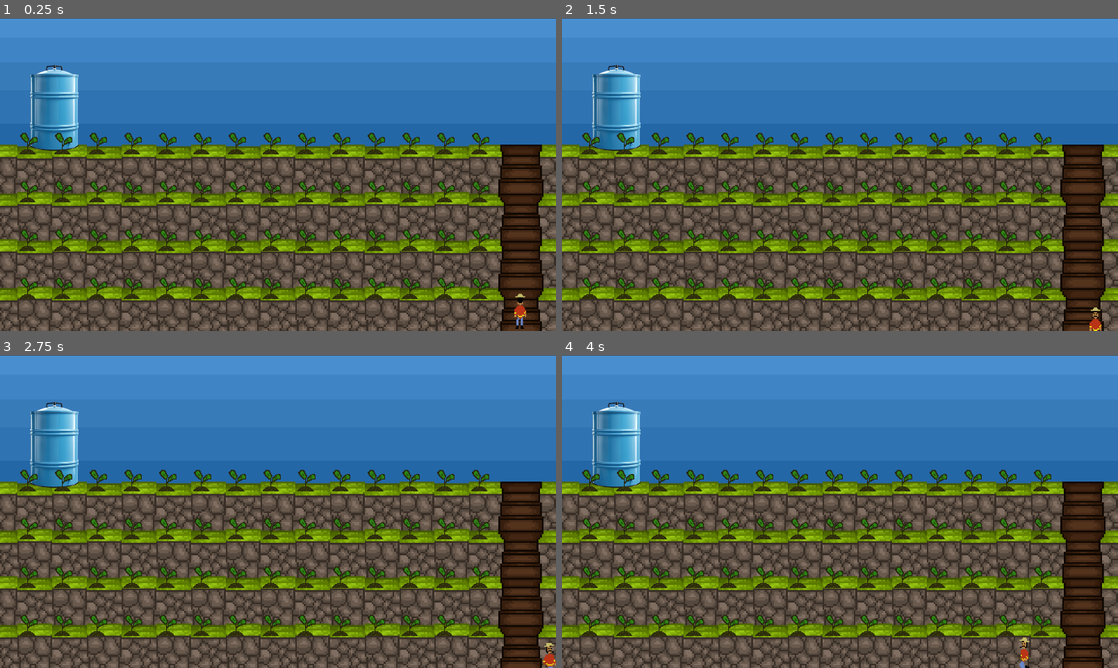
Above: before the commit, frames 1-4 (two rows, left to right).
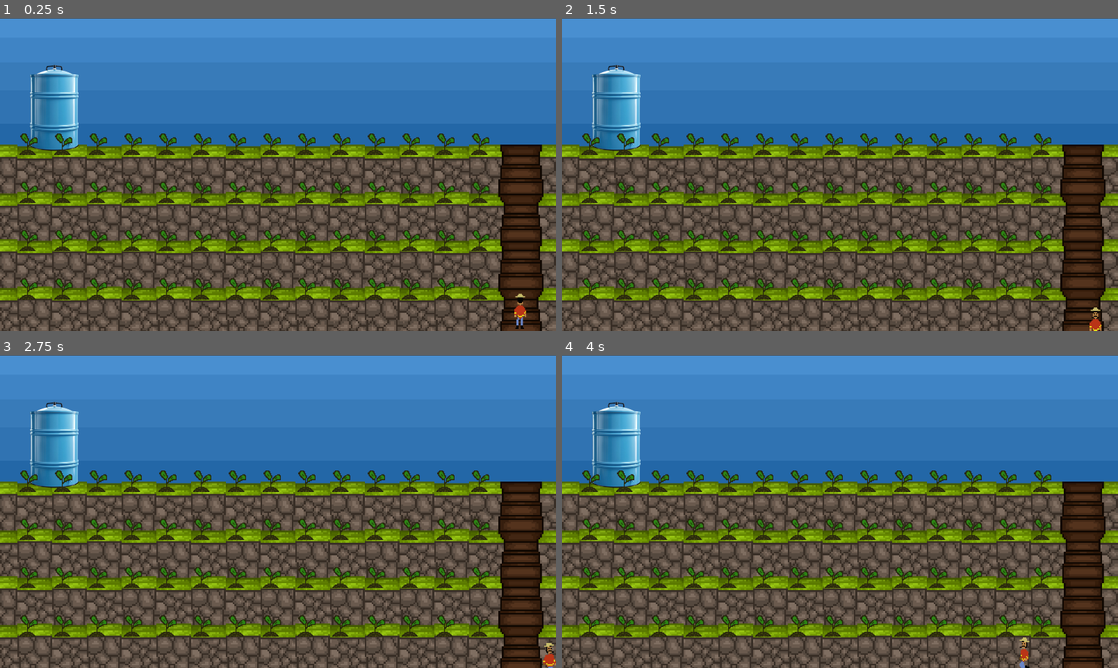
Above: after the commit, the same moments.

Repository: kprsandilya/c3-game
Game: Godot game, scene res://Home Scene.tscn
Same seed, same stepped clock (60 frames per second), same inputs: the game is played once before the commit and once after it.
Inputs:
- Up to frame 1 (0.25 s): no input
- Up to frame 2 (1.5 s): tap Enter at 0.5 s; hold Right (ui_right) 0.53-1.28 s; tap E (e) at 0.6, 1.35 s; hold Down (down) from 1.28 s (still down)
- Up to frame 3 (2.75 s): release Down (down) at 2.03 s; hold Right (ui_right) from 2.03 s (still down); tap E (e) at 2.1 s
- Up to frame 4 (4 s): release Right (ui_right) at 2.78 s; hold Up (ui_up) 2.78-3.53 s; tap E (e) at 2.85, 3.6 s; hold Left (ui_left) from 3.53 s (still down)

The runs differ from the first frame. In frame 1, 2.0% of the frame differs, in the area x 3-88%, y 36-90%; in frame 2, 2.0%; in frame 3, 2.0%; in frame 4, 2.0%.

Commit message:
Finished weekly required things. Watering done

Diff:
--- a/godot-game/Home Scene.tscn
+++ b/godot-game/Home Scene.tscn
@@ -19,7 +19,6 @@
 [ext_resource type="Texture2D" uid="uid://d4c3kxyowre03" path="res://Walking up farmer-4.png.png" id="9_daudl"]
 [ext_resource type="Texture2D" uid="uid://61ssuhjkasu5" path="res://empty.png" id="9_o2fdn"]
 [ext_resource type="Texture2D" uid="uid://bha84w8s0ihq7" path="res://pngtree-essential-features-to-consider-when-selecting-a-water-tank-for-your-png-image_13492880.png" id="19_mewjs"]
-[ext_resource type="Script" path="res://water_tank.gd" id="20_k5als"]
 [ext_resource type="AudioStream" uid="uid://bq5qf5mtlxho6" path="res://music/contry.mp3" id="21_1yk6c"]
 
 [sub_resource type="SpriteFrames" id="SpriteFrames_krfgp"]
@@ -764,14 +763,13 @@
 z_index = -1
 position = Vector2(112, 183)
 scale = Vector2(0.561111, 0.672222)
-script = ExtResource("20_k5als")
 
 [node name="Sprite2D" type="Sprite2D" parent="water_tank"]
 position = Vector2(0, -3.05176e-05)
 texture = ExtResource("19_mewjs")
 
 [node name="water" type="Label" parent="water_tank"]
-visible = false
+z_index = 5
 offset_left = 584.554
 offset_top = -142.81
 offset_right = 712.554
@@ -789,5 +787,5 @@
 parameters/looping = true
 
 [connection signal="screen_exited" from="player/visibility" to="player" method="_on_visibility_screen_exited"]
-[connection signal="body_entered" from="water_tank" to="water_tank" method="_on_body_entered"]
-[connection signal="body_exited" from="water_tank" to="water_tank" method="_on_body_exited"]
+[connection signal="body_entered" from="water_tank" to="." method="_on_WaterTank_area_entered"]
+[connection signal="body_exited" from="water_tank" to="." method="_on_WaterTank_area_exited"]
--- a/godot-game/farmManager.gd
+++ b/godot-game/farmManager.gd
@@ -6,45 +6,76 @@
 @export var quinoa_texture = preload("res://quinoa_healthy.png")
 @export var ichu_texture = preload("res://ichu_healthy.png")
 
-
-# Number of columns
-var column_count = Weather.plant_array
 var column_spacing = 72  # Adjust for spacing
-var start_x = 58  # Adjust for horizontal alignment
-var type
+var start_x = 58  # Adjust for alignment
 
 var health_array = [70, 60, 50, 40]
 
-# Manually set Y-coordinates for each row based on grassy positions
-var row_y_positions = [250, 350, 450, 550]  # Adjust these based on your image
-var seedling_array = Weather.seedling_array
-var seedling_types = []
-var type_array = [0, 1, 2, 3]
+@onready var message_label = get_node("water_tank/water")
+@onready var water_tank_area = get_node("water_tank/CollisionShape2D")
+
+var near_water_tank = false
+var row_y_positions = [250, 350, 450, 550]  # Y-coordinates for rows
+var type_array = [0, 1, 2, 3]  # Plant types
 
 func _ready():
+	if Weather.week == Weather.max_weeks:
+		get_tree().change_scene_to_file("res://Store.tscn")
 	$AudioStreamPlayer.play()
-	#place_seedlings()
+	place_seedlings()
 	change_texture()
+
 	if Weather.week_changed:
 		update_health()
 		Weather.week_changed = false
-	#for row in seedling_array:
-		#for seedling in row:
-#
-			#var plant_type = seedling.get_meta("plant_health")
-			#print(seedling)  # Get stored plant type
 
+	if message_label:
+		message_label.hide()  # Hide message at start
 
-#Used ChatGPT to help generate function, Prompt: How can I generate seedlings
-#on generation in an efficient manner.
+	await get_tree().create_timer(0.1).timeout
+	near_water_tank = false
+
+	print("WATER LEVEL: " + str(Weather.water_level))
+	print(Weather.seedling_array[0][0].get_meta("plant_health"))
+	print(Weather.seedling_array[1][0].get_meta("plant_health"))
+	print(Weather.seedling_array[2][0].get_meta("plant_health"))
+	print(Weather.seedling_array[3][0].get_meta("plant_health"))
+
+func _process(_delta):
+	var increment = 10
+	if near_water_tank:
+		message_label.show()
+		if Input.is_action_just_pressed("e") and Weather.water_level > 0:
+			Weather.water_level -= 20
+			print("WATER LEVEL: " + str(Weather.water_level))
+
+			for row in range(Weather.seedling_array.size()):
+				for seedling in Weather.seedling_array[row]:
+					var new_health = min(seedling.get_meta("plant_health") + increment, health_array[row])
+					seedling.set_meta("plant_health", new_health)
+
+				if Weather.seedling_array[row]:
+					print("HEALTH: " + str(Weather.seedling_array[row][0].get_meta("plant_health")))
+	else:
+		message_label.hide()
+
 func place_seedlings():
-	#var row_array= []
+	# Clear existing seedlings (for re-generation)
+	for row in Weather.seedling_array:
+		for seedling in row:
+			if seedling != null and seedling.is_inside_tree():
+				seedling.queue_free()  # Only call queue_free on valid nodes
+	Weather.seedling_array.clear()
+
+	# Now add new seedlings
 	for row in range(row_y_positions.size()):
 		var row_array = []
-		for col in range(column_count[row]):
+		var column_count = Weather.plant_array[row]
+
+		for col in range(column_count):
 			var seedling = seedling_scene.instantiate()
 			var x_pos = start_x + col * column_spacing
-			var y_pos = row_y_positions[row]  # Use manual Y-coordinate
+			var y_pos = row_y_positions[row]
 			seedling.position = Vector2(x_pos, y_pos)
 
 			seedling.set_meta("plant_type", type_array[row])
@@ -52,16 +83,15 @@
 			add_child(seedling)
 			row_array.append(seedling)
 
-		seedling_array.append(row_array)
+		Weather.seedling_array.append(row_array)
 
 func change_texture():
-	for row in seedling_array:
-		for seedling in row:
-			var sprite = seedling.get_node("seedsprite")
-			var plant_type = seedling.get_meta("plant_type")  # Get stored plant type
+	for row in range(Weather.seedling_array.size()):
+		for seedling in range(Weather.seedling_array[row].size()):  # FIXED LOOP
+			var sprite = Weather.seedling_array[row][seedling].get_node("seedsprite")
+			var plant_type = Weather.seedling_array[row][seedling].get_meta("plant_type")
 
 			if Weather.week > 1:
-				# Set texture based on the stored plant type
 				if plant_type == 0:
 					sprite.texture = potato_texture
 				elif plant_type == 1:
@@ -71,16 +101,44 @@
 				elif plant_type == 3:
 					sprite.texture = ichu_texture
 
+func _on_WaterTank_area_entered(_area):
+	near_water_tank = true
+
+func _on_WaterTank_area_exited(_area):
+	near_water_tank = false
 func update_health():
 	var state = Weather.week_states[Weather.week_array[Weather.week]]
-	var increment = -10;
+	var increment = -10
+
 	if state == "rain":
-		increment = 10;
+		increment = 10
 	elif state == "drought":
 		increment = -20
 	elif state == "snow":
 		increment = 0
-	for row in seedling_array:
-		for seedling in row:
-			seedling.set_meta("plant_health", seedling.get_meta("plant_health")  + increment)
-			print(seedling.get_meta("plant_health"))
+
+	for row in range(Weather.seedling_array.size()):
+		var new_row = []  # Store only seedlings that survive
+
+		for seedling in Weather.seedling_array[row]:
+			# Check if seedling is still a valid node
+			if seedling != null and seedling.is_inside_tree():
+				var new_health = seedling.get_meta("plant_health") + increment
+
+				if row == 0:
+					new_health = clamp(new_health, 0, Weather.plant_health[0])
+				elif row == 1:
+					new_health = clamp(new_health, 0, Weather.plant_health[1])
+				elif row == 2:
+					new_health = clamp(new_health, 0, Weather.plant_health[2])
+				elif row == 3:
+					new_health = clamp(new_health, 0, Weather.plant_health[3])
+
+
+				if new_health > 0:
+					seedling.set_meta("plant_health", new_health)
+					new_row.append(seedling)  # Keep alive seedlings
+				else:
+					seedling.queue_free()  # Remove dead seedlings
+
+		Weather.seedling_array[row] = new_row  # Update row with only surviving seedlings
--- a/godot-game/village_player.gd
+++ b/godot-game/village_player.gd
@@ -252,6 +252,8 @@
 
 	options.visible = false
 
+	Weather.update_seedlings()
+
 func _set_option2() -> void:
 	Weather.Print()
 	var bg = get_node("../CanvasLayer/Control2/Panel/TextureRect")
@@ -269,6 +271,8 @@
 
 	options2.visible = false
 
+	Weather.update_seedlings()
+
 func _option2_potato_pressed() -> void:
 	if (Weather.bought[0] > 0):
 		Weather.plant_array[0] -= 1
--- a/godot-game/weather.gd
+++ b/godot-game/weather.gd
@@ -47,7 +47,6 @@
 func _init():
 	for week in range(0, max_weeks):
 		week_array.append(randi_range(0, 3))
-		print(week_array[week])
 
 	for row in range(0,4):
 		var row_array = []
@@ -64,6 +63,21 @@
 
 		seedling_array.append(row_array)
 
+func update_seedlings():
+	var i = 0
+	for row in range(0, seedling_array.size()):
+		var new_row = []  # Store only seedlings that survive
+
+		for seedling in range(0, plant_array[i]):
+			# Check for valid seedling references before adding
+			if seedling_array[row][seedling] != null and seedling_array[row][seedling].is_inside_tree():
+				new_row.append(seedling_array[row][seedling])  # Keep alive seedlings
+
+		seedling_array[i] = new_row  # Update row with only surviving seedlings
+		i += 1
+
+
+
 # Print player properties
 func Print() -> void:
 	print("Potato = %d Fava = %d Quinoa = %d Ichu = %d" % [plant_array[0], plant_array[1], plant_array[2], plant_array[3]])
Not shown: 1 places in godot-game/Home Scene.tscn that only renumber resources
Binary file added: godot-game/Rain.png
Not shown, added: godot-game/Rain.png.import
Not shown: 1 places in godot-game/seedling.tscn that only renumber resources
